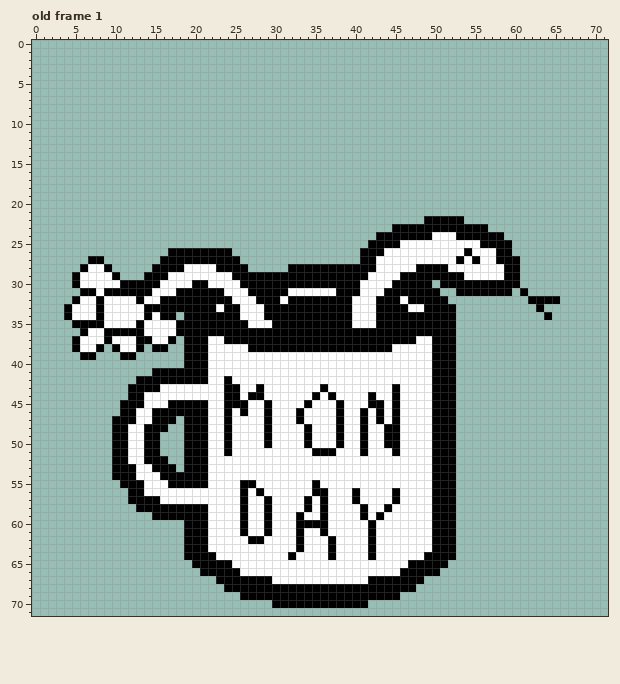
Two states of a pixel-art file, SourceFiles/MugSnake_Idle.aseprite. Above, as it was before the edit.
72x72 pixels, 1 frame. Shown: old frame 1.
New version:
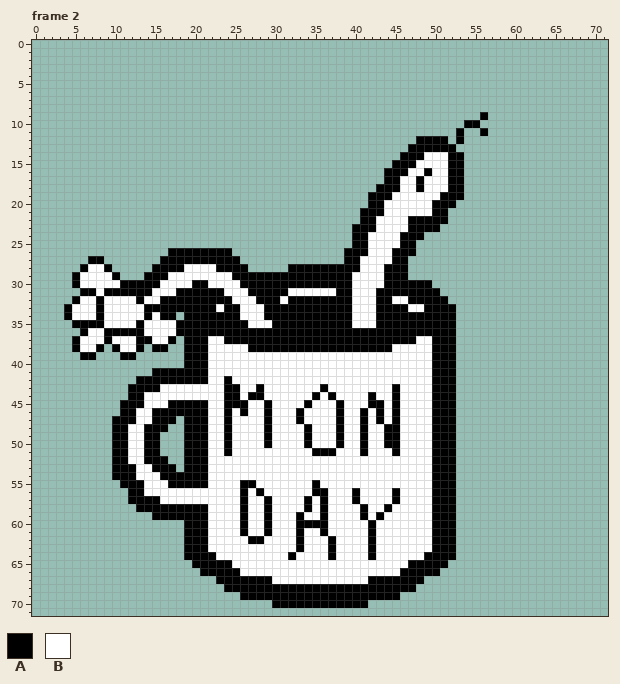
Palette (. is transparent): A #000000  B #ffffff
A new or re-ordered frame is compared with the old frame closest to it.
The exact change:
frames 1 -> 2
Frame 2 is new; against old frame 1, layer "Snake":
The edit adds colour A in row 9 at x 56; in row 10 at x 54 to 55; in row 11 at x 53 and 56; in row 12 at x 48 to 51 and 53; in row 13 at x 47 to 52; in row 14 at x 46 to 48 and 52 to 53.
The edit adds colour A in row 15 at x 45 to 47 and 52 to 53; in row 16 at x 44 to 46, 49 and 52 to 53; in row 17 at x 44 to 45, 48 and 52 to 53; in row 18 at x 43 to 45, 48 and 52 to 53; in row 19 at x 42 to 44 and 51 to 53; in row 20 at x 42 to 43 and 50 to 52.
The edit adds colour A in row 21 at x 41 to 43 and 50 to 51; in row 22 at x 41 to 42 and 47 to 48; in row 23 at x 40 to 42; in rows 24 to 25 at x 40 to 41; in rows 26 to 27 at x 39 to 40.
Colour B gives way to colour A in row 25 at x 46 to 47; in row 26 at x 45 to 47; in row 27 at x 45 to 46; in row 28 at x 44 to 46; in row 29 at x 44 to 45; in row 30 at x 44.
Colour B gives way to colour A in row 31 at x 43.
The edit adds colour B in row 14 at x 49 to 51; in row 15 at x 48 to 51; in row 16 at x 47 to 48 and 50 to 51; in rows 17 to 18 at x 46 to 47 and 49 to 51; in row 19 at x 45 to 50; in rows 20 to 21 at x 44 to 49.
The edit adds colour B in row 22 at x 43 to 46; in row 23 at x 43 to 44; in row 24 at x 42.
Colour A gives way to colour B in row 23 at x 45 to 46; in row 24 at x 43 to 45; in row 25 at x 42 to 45; in row 26 at x 42 to 43; in rows 27 to 28 at x 41 to 42; in row 29 at x 40 to 41.
Colour A gives way to colour B in rows 30 to 31 at x 40; in row 32 at x 45.
Colour A is gone in row 22 at x 52 to 53; in row 23 at x 51 to 56; in row 24 at x 49 and 53 to 58; in row 25 at x 56 to 59; in row 26 at x 54 and 58 to 59; in row 27 at x 53, 55 and 58 to 60.
Colour A is gone in row 28 at x 48 to 51 and 59 to 60; in row 29 at x 47 to 53 and 59 to 60; in row 30 at x 51 to 60; in row 31 at x 53 to 59 and 61; in row 32 at x 62 to 65; in row 33 at x 63.
Colour A is gone in row 34 at x 64.
Colour B is gone in row 24 at x 50 to 52; in row 25 at x 48 to 55; in row 26 at x 48 to 53 and 55 to 57; in row 27 at x 47 to 52, 54 and 56 to 57; in row 28 at x 47 and 52 to 58; in row 29 at x 54 to 58.
